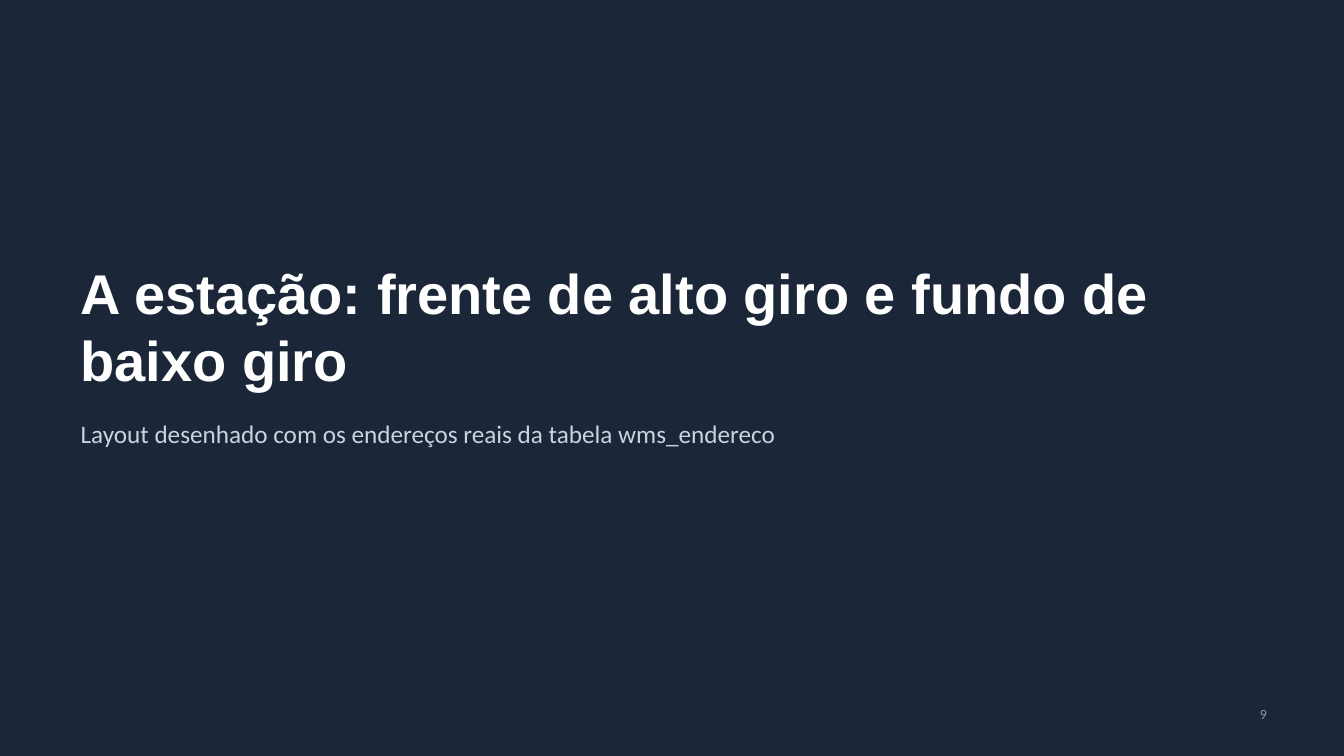
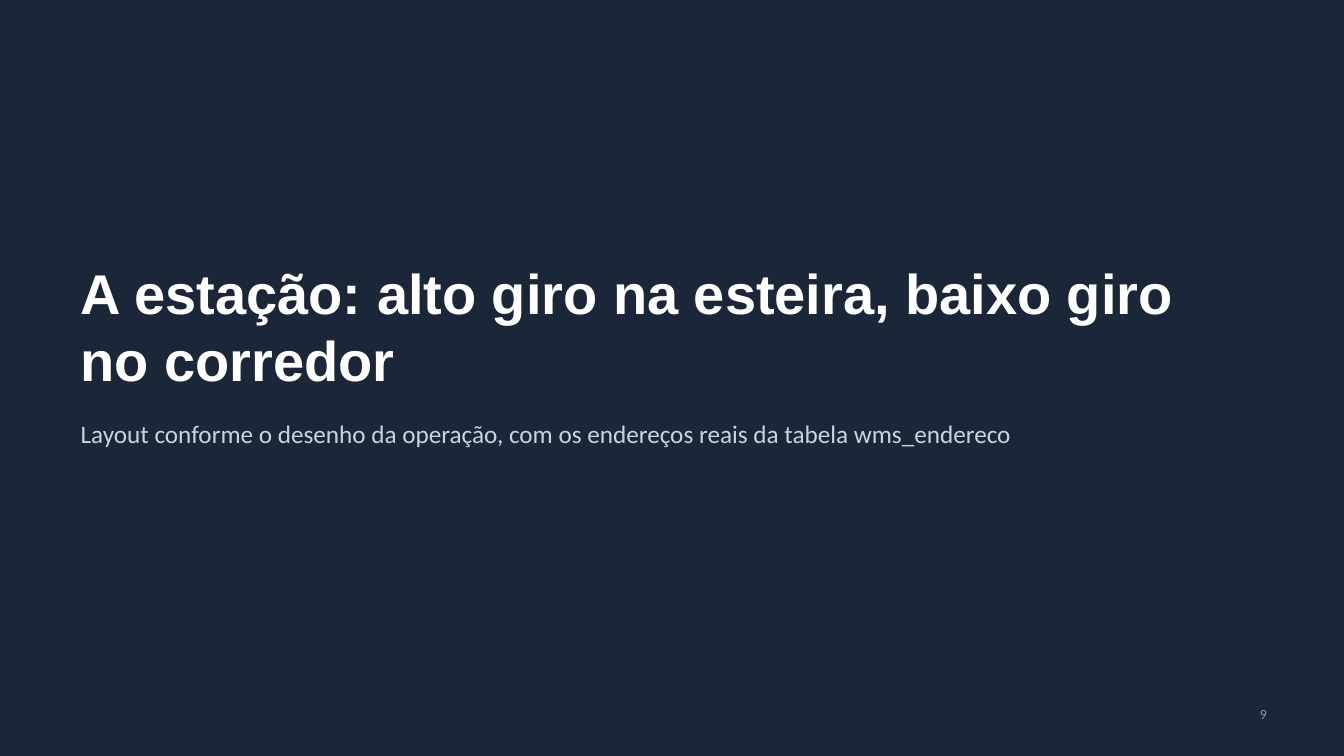
Before and after one commit to jivo88/picking_to_light, a slide deck: slide 9 of projeto/entregaveis/Apresentacao_PTL.pptx. Drawn at 1344x756 pixels with LibreOffice and Linux fonts; fonts in the diff are those of the drawing. Boxes give left, top, right and bottom in pixels: in the first picture for what was removed or moved away, otherwise in the second. Text is boxed around its words. In the diff, an @@ line names an element or a change of style, - is before the commit and + after.

```diff
--- a/projeto/entregaveis/Apresentacao_PTL.pptx
+++ b/projeto/entregaveis/Apresentacao_PTL.pptx
@@ title at <box>81,273,1173,382</box>: text changed @@
-A estação: frente de alto giro e fundo de baixo giro
+A estação: alto giro na esteira, baixo giro no corredor
@@ text at <box>81,425,1011,447</box>: text changed @@
-Layout desenhado com os endereços reais da tabela wms_endereco
+Layout conforme o desenho da operação, com os endereços reais da tabela wms_endereco
```
Also in this commit, not shown: 4 other slides changed, 1 slide added, 16 other files.
